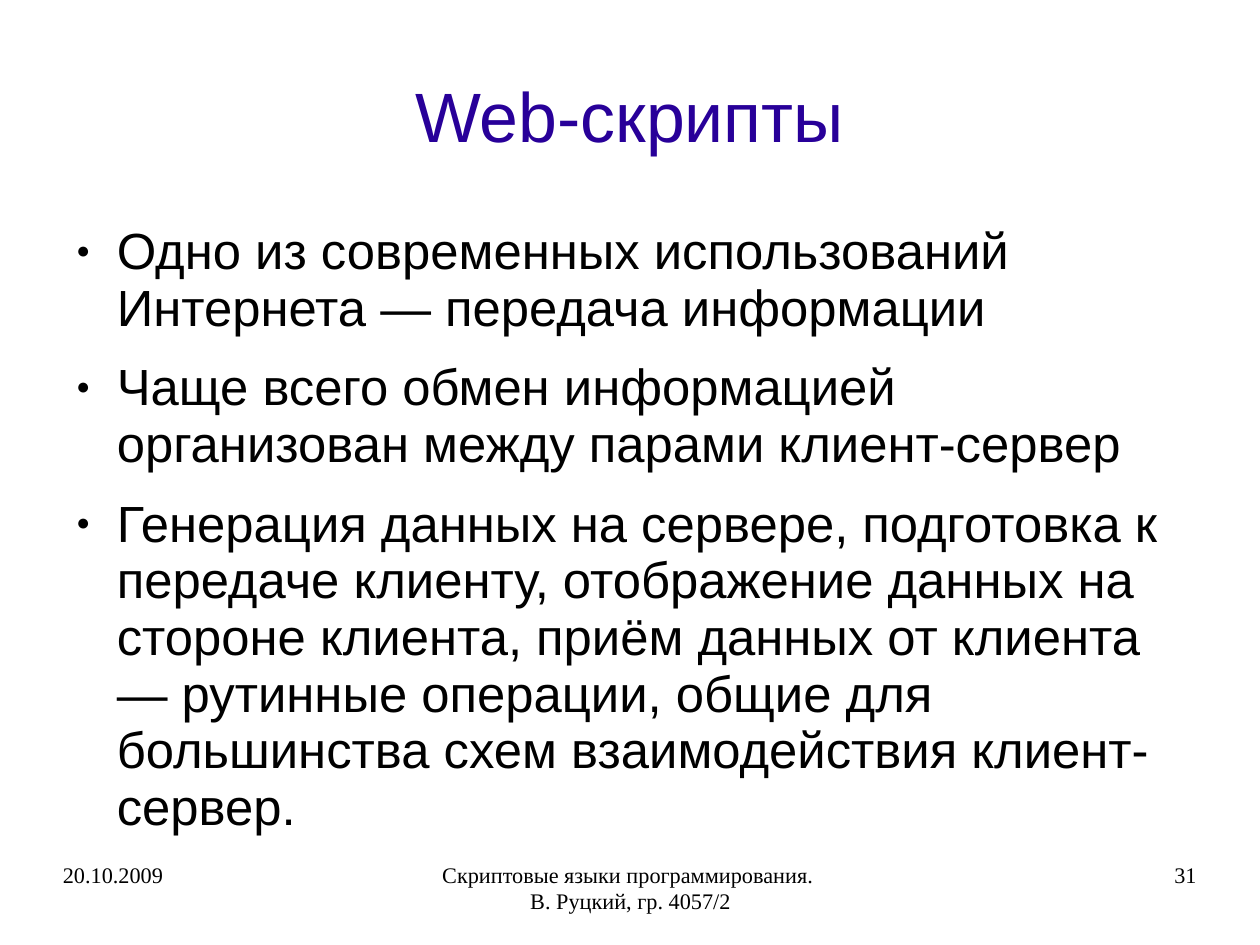
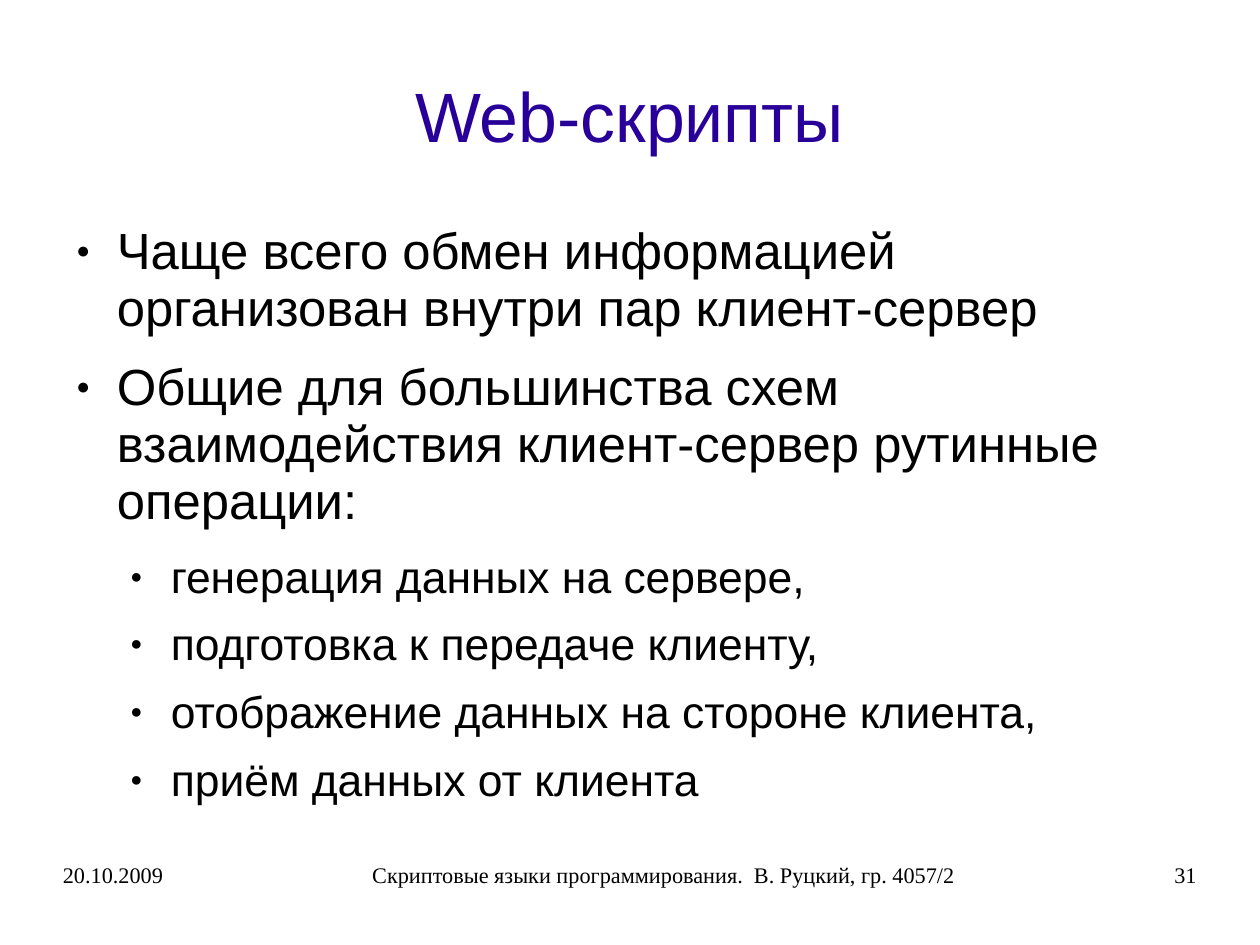
Before and after one commit to rutsky/semester07, a slide deck: slide 31 of Operation_systems/scripting_languages/40572_Rutsky_Scripting_languages.ppt. Drawn at 1260x945 pixels with LibreOffice and Linux fonts; fonts in the diff are those of the drawing. Boxes give left, top, right and bottom in pixels: in the first picture for what was removed or moved away, otherwise in the second. Text is boxed around its words. In the diff, an @@ line names an element or a change of style, - is before the commit and + after.

```diff
--- a/Operation_systems/scripting_languages/40572_Rutsky_Scripting_languages.ppt
+++ b/Operation_systems/scripting_languages/40572_Rutsky_Scripting_languages.ppt
@@ text at <box>117,231,1099,805</box>: text changed @@
-● Одно из современных использований Интернета — передача информации
-● Чаще всего обмен информацией организован между парами клиент-сервер
-● Генерация данных на сервере, подготовка к передаче клиенту, отображение данных на стороне клиента, приём данных от клиента — рутинные операции, общие для большинства схем взаимодействия клиент-сервер.
+● Чаще всего обмен информацией организован внутри пар клиент-сервер
+● Общие для большинства схем взаимодействия клиент-сервер рутинные операции:
+  ● генерация данных на сервере,
+  ● подготовка к передаче клиенту,
+  ● отображение данных на стороне клиента,
+  ● приём данных от клиента
@@ text "Скриптовые языки программирования. В. Руцкий, ..." rewrapped from <box>442,868,812,914</box> to <box>372,867,954,888</box> @@
```
Also in this commit, not shown: 39 other slides changed, 31 slides added, 1 other file.
